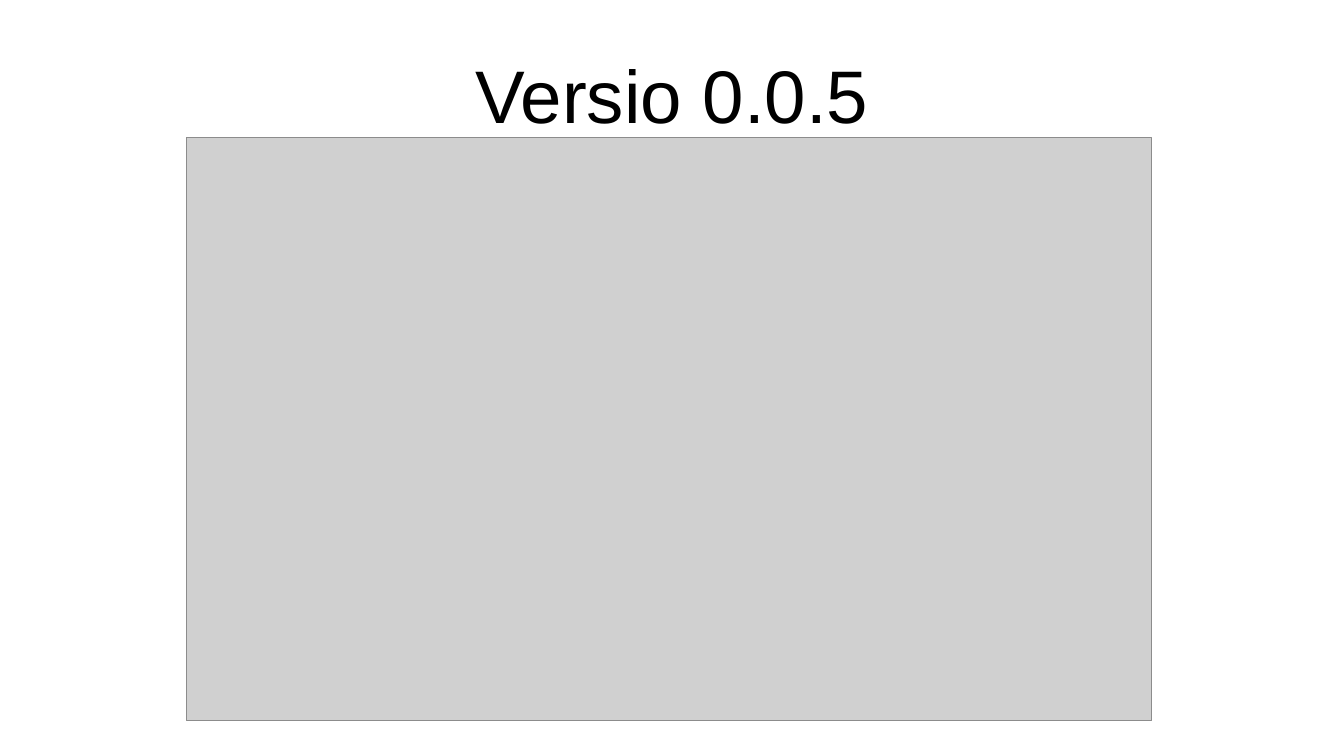
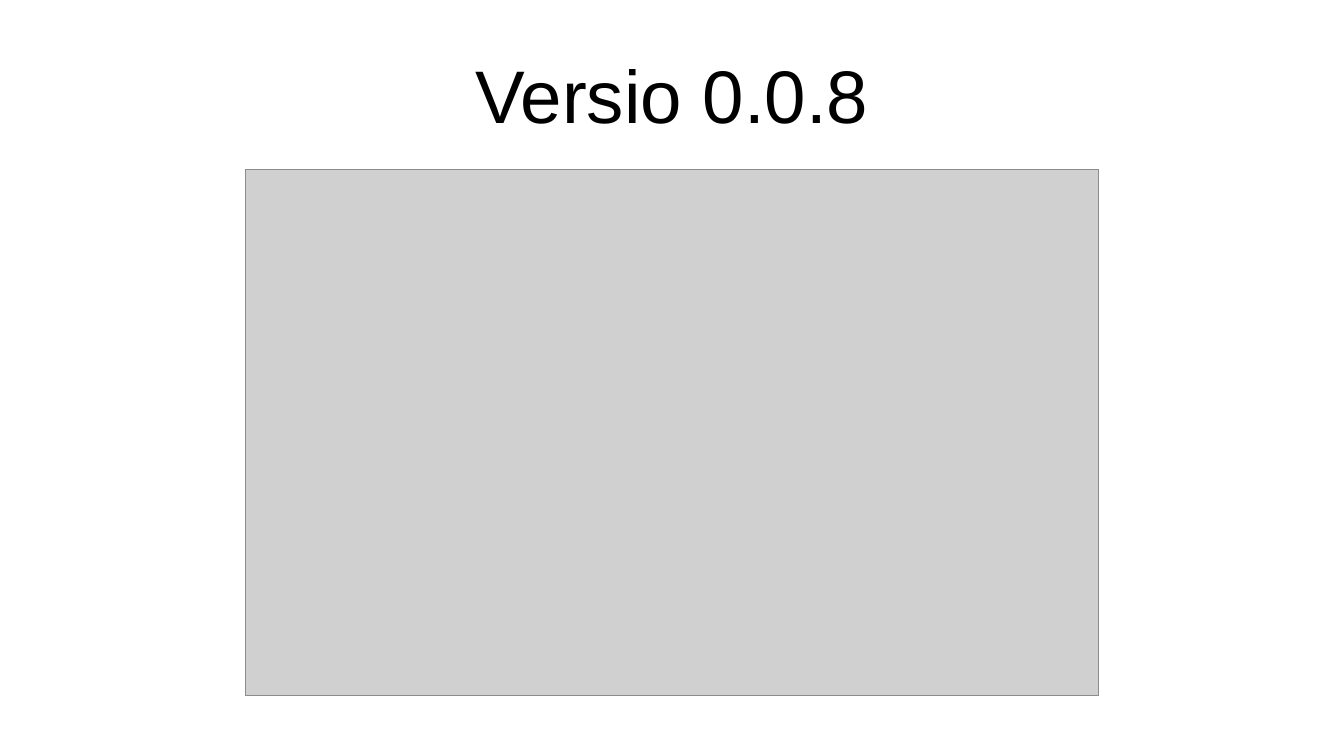
Before and after one commit to jukkav1/hh-projekti, a slide deck: slide 13 of docs/esitys-raakile.odp. Drawn at 1344x756 pixels with LibreOffice and Linux fonts; fonts in the diff are those of the drawing; grey boxes stand for pictures. Boxes give left, top, right and bottom in pixels: in the first picture for what was removed or moved away, otherwise in the second. Text is boxed around its words. In the diff, an @@ line names an element or a change of style, - is before the commit and + after.

```diff
--- a/docs/esitys-raakile.odp
+++ b/docs/esitys-raakile.odp
@@ title at <box>475,69,869,124</box>: text changed @@
-Versio 0.0.5
+Versio 0.0.8
@@ picture: place and size @@
-picture at <box>187,138,1153,722</box>
+picture at <box>245,170,1099,696</box>
```
Also in this commit, not shown: 1 other file.
